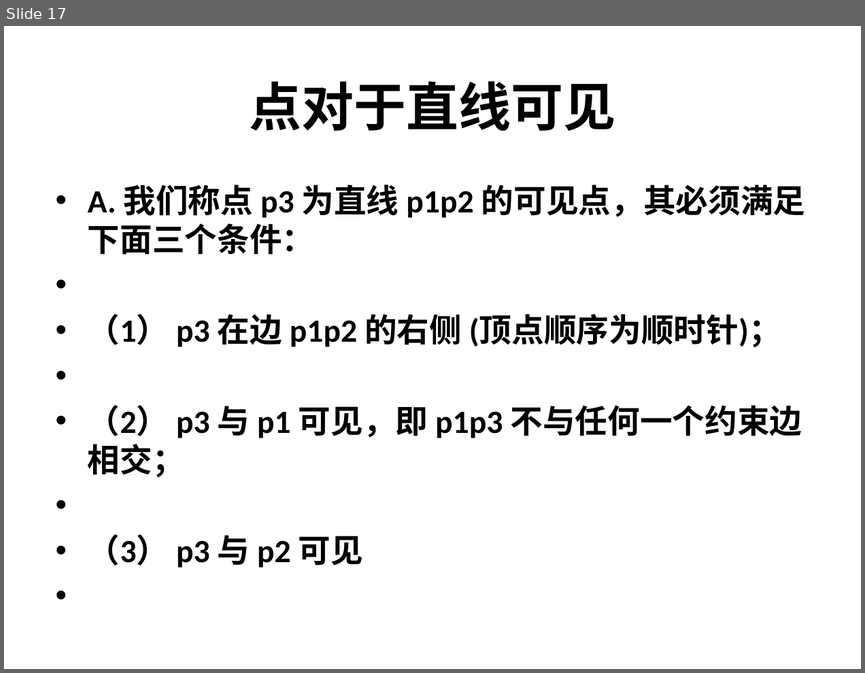
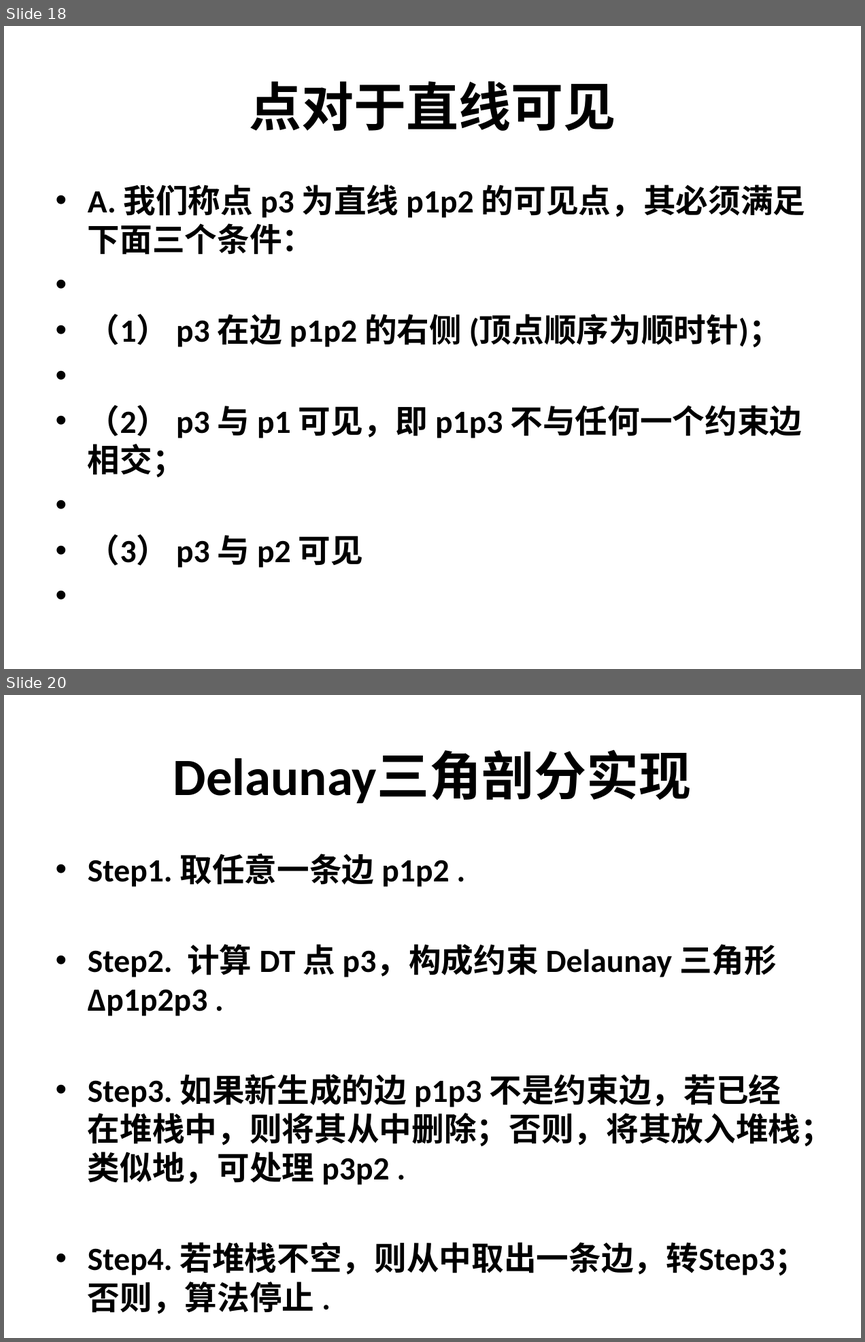
Before and after one commit to heyaolong1987/my-webgame, a slide deck: 工作文档/AStar算法及导航网格寻路.pptx. Shown one above the other, each under a label of ours: slide 17 before the commit, slides 18 and 20 after it; the slides between them are not shown. The pictures are 865x673 and 865x1342 pixels, drawn with LibreOffice and Linux fonts; fonts in the diff are those of the drawing. Boxes give left, top, right and bottom in pixels: in the first picture for what was removed or moved away, otherwise in the second. Text is boxed around its words. In the diff, an @@ line names an element or a change of style, - is before the commit and + after.

```diff
--- a/工作文档/AStar算法及导航网格寻路.pptx
+++ b/工作文档/AStar算法及导航网格寻路.pptx
@@ slide 20 added at (4, 695, 861, 1338), background #FFFFFF @@
@@ title added at (173, 751, 691, 803), 44 pt, text #000000, bold @@
+Delaunay三角剖分实现
@@ text added at (88, 853, 833, 1275), 27.2 pt, text #000000, bold @@
+• Step1. 取任意一条边 p1p2 .
+• Step2. 计算 DT 点 p3，构成约束 Delaunay 三角形 Δp1p2p3 .
+• Step3. 如果新生成的边 p1p3 不是约束边，若已经在堆栈中，则将其从中删除；否则，将其放入堆栈；类似地，可处理 p3p2 .
+• Step4. 若堆栈不空，则从中取出一条边，转Step3；否则，算法停止 .
@@ what was slide 17 is now slide 18 @@
```
Also in this commit, not shown: 8 slides changed, 5 other slides added, 1 slide removed.
